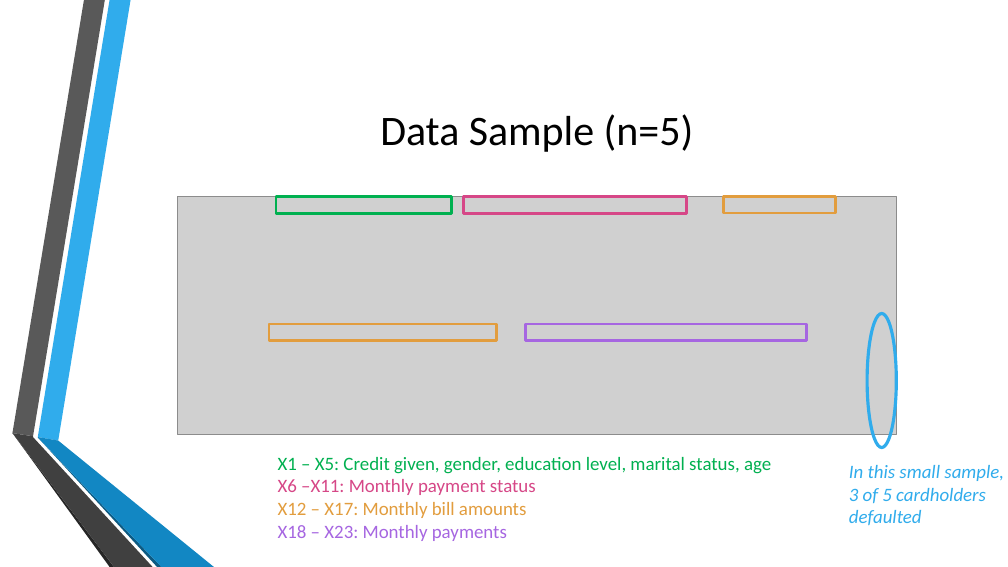
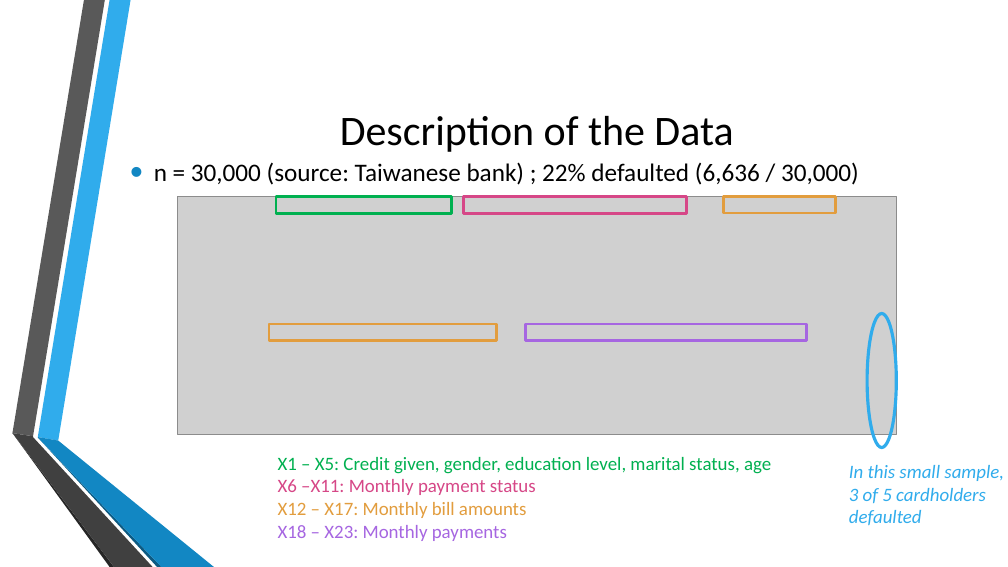
Before and after one commit to jb08/credit_card_default_ML, a slide deck: slide 2 of Predicting_Credit_Card_defaults.pptx (slide 3 before the commit). Drawn at 1008x567 pixels with LibreOffice and Linux fonts; fonts in the diff are those of the drawing; grey boxes stand for pictures; background and template pictures are left out. Boxes give left, top, right and bottom in pixels: in the first picture for what was removed or moved away, otherwise in the second. Text is boxed around its words. In the diff, an @@ line names an element or a change of style, - is before the commit and + after.

```diff
--- a/Predicting_Credit_Card_defaults.pptx
+++ b/Predicting_Credit_Card_defaults.pptx
@@ title at [340, 116, 733, 152]: text changed @@
-Data Sample (n=5)
+Description of the Data
@@ text added at [154, 162, 859, 185], 24 pt, text #000000 @@
+• n = 30,000 (source: Taiwanese bank) ; 22% defaulted (6,636 / 30,000)
```
Also in this commit, not shown: 7 other slides changed, 1 slide removed.
